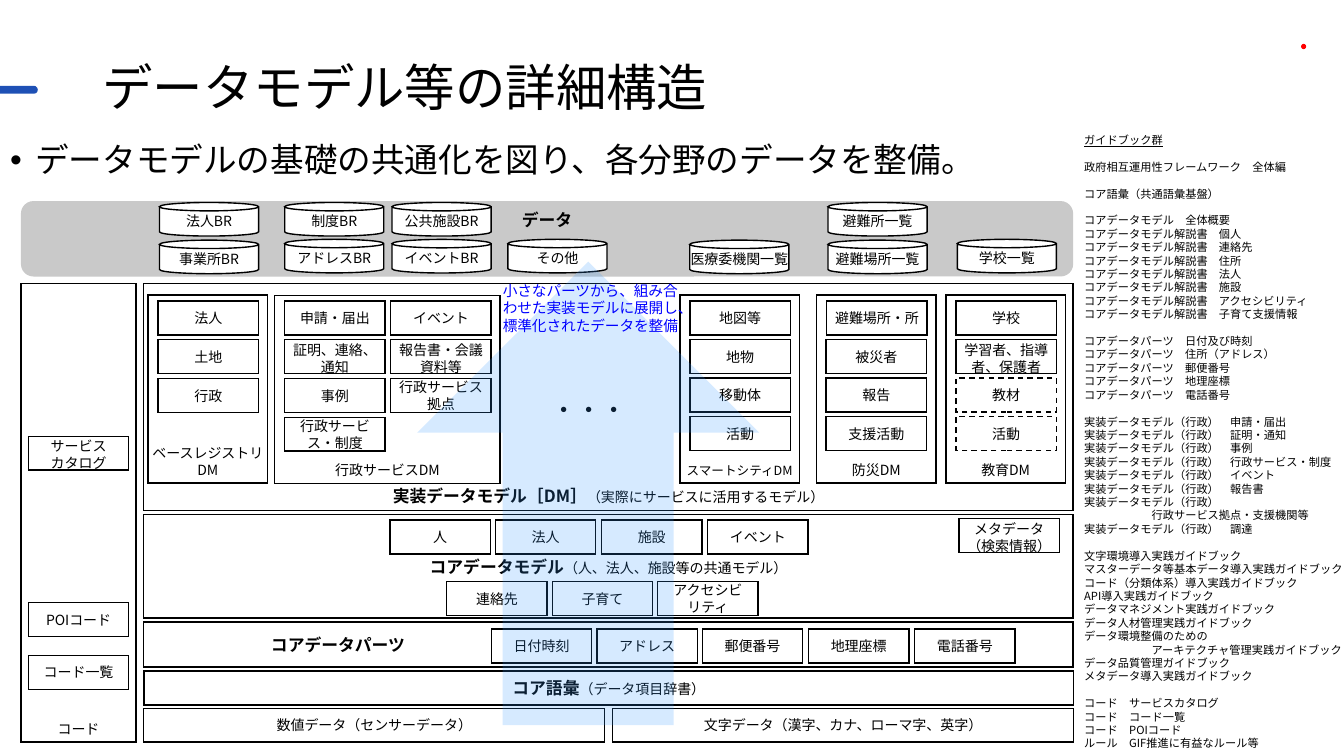
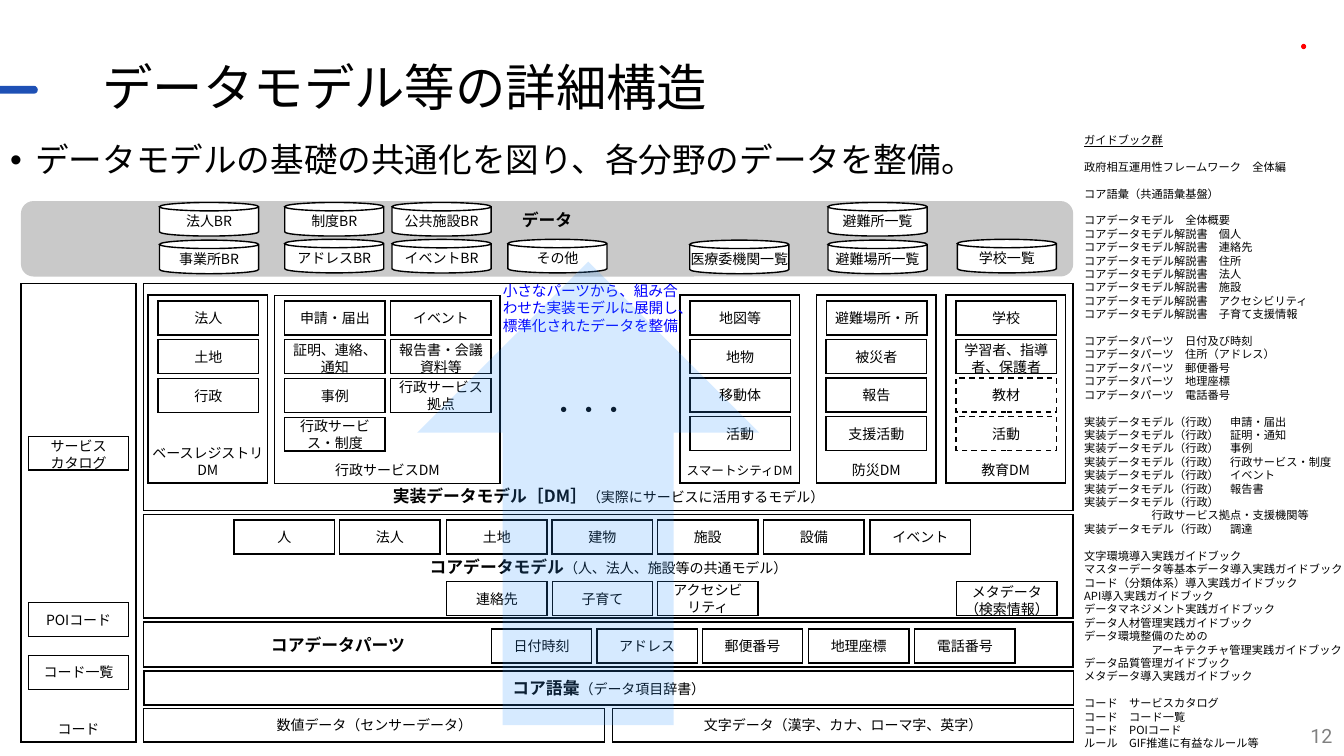
Before and after one commit to JDA-DM/GIF, a slide deck: slide 12 of 410_全体説明/411_GIF説明資料.pptx. Drawn at 1344x756 pixels with LibreOffice and Linux fonts; fonts in the diff are those of the drawing; background and template pictures are left out. Boxes give left, top, right and bottom in pixels: in the first picture for what was removed or moved away, otherwise in the second. Text is boxed around its words. In the diff, an @@ line names an element or a change of style, - is before the commit and + after.

```diff
--- a/410_全体説明/411_GIF説明資料.pptx
+++ b/410_全体説明/411_GIF説明資料.pptx
@@ rectangle "人": place and size @@
-rectangle "人" at (390, 520, 491, 555)
+rectangle "人" at (234, 520, 335, 555)
@@ rectangle "法人": place and size @@
-rectangle "法人" at (495, 520, 596, 555)
+rectangle "法人" at (340, 520, 441, 555)
@@ rectangle added at (447, 520, 547, 555), fill #FFFFFF, outline #000000 1 pt, 10 pt, text #000000 @@
+土地
@@ rectangle added at (553, 520, 653, 555), fill #FFFFFF, outline #000000 1 pt, 10 pt, text #000000 @@
+建物
@@ rectangle "施設": place and size @@
-rectangle "施設" at (602, 520, 703, 555)
+rectangle "施設" at (657, 520, 758, 555)
@@ rectangle added at (764, 520, 865, 555), fill #FFFFFF, outline #000000 1 pt, 10 pt, text #000000 @@
+設備
@@ rectangle "イベント": place and size @@
-rectangle "イベント" at (708, 520, 809, 555)
+rectangle "イベント" at (870, 520, 971, 555)
@@ rectangle "メタデータ": place and size @@
-rectangle "メタデータ" at (959, 519, 1060, 554)
+rectangle "メタデータ" at (957, 582, 1058, 616)
@@ page number added at (1310, 729, 1332, 743), 14 pt, text #808080 @@
+12
```
Also in this commit, not shown: 3 other slides changed, 53 other files.
